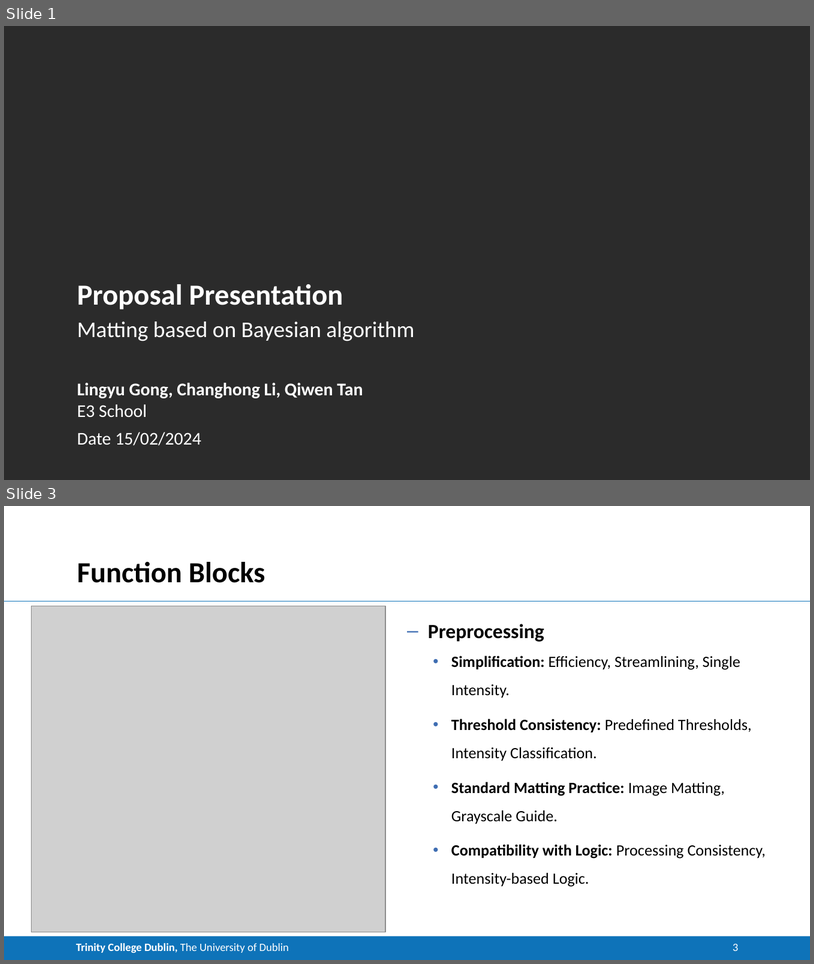
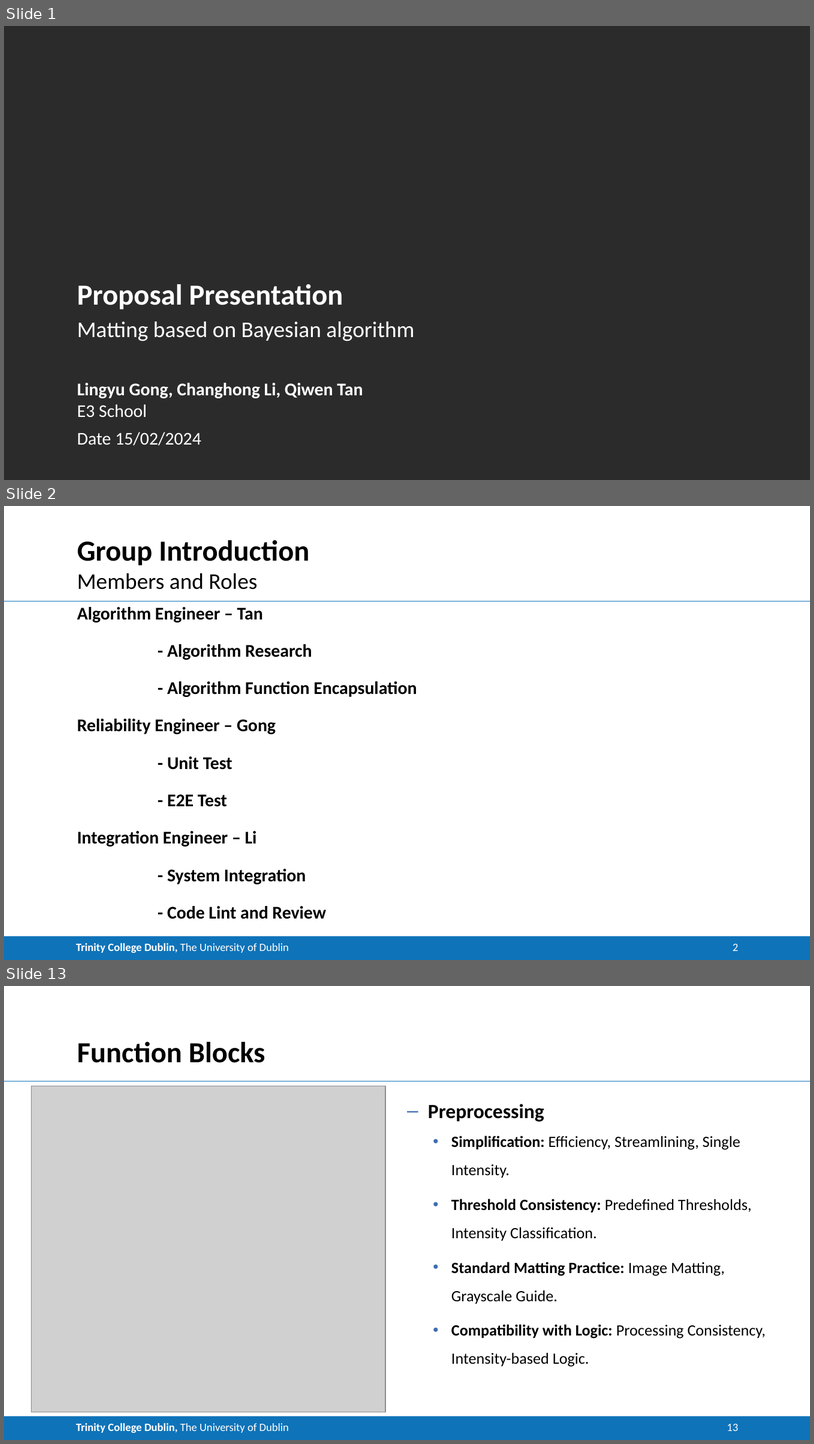
Before and after one commit to CNStanLee/CM_Matting, a slide deck: 002Matlab Project/Project.pptx. Shown one above the other, each under a label of ours: slides 1 and 3 before the commit, slides 1, 2 and 13 after it; the slides between them are not shown. The pictures are 814x964 and 814x1444 pixels, drawn with LibreOffice and Linux fonts; fonts in the diff are those of the drawing; grey boxes stand for pictures; background and template pictures are left out; a plain dark background stands for a picture behind light text. Boxes give left, top, right and bottom in pixels: in the first picture for what was removed or moved away, otherwise in the second. Text is boxed around its words. In the diff, an @@ line names an element or a change of style, - is before the commit and + after.

```diff
--- a/002Matlab Project/Project.pptx
+++ b/002Matlab Project/Project.pptx
@@ slide 2 added at <box>4,506,810,960</box>, background #FFFFFF; not listed: 2 template elements that a slide beside it also shows @@
@@ title added at <box>77,540,309,565</box>, 26 pt, text #000000, bold @@
+Group Introduction
@@ text added at <box>77,573,257,589</box>, 20 pt, text #000000 @@
+Members and Roles
@@ text added at <box>77,607,417,919</box>, 16 pt, text #000000, bold @@
+Algorithm Engineer – Tan
+- Algorithm Research
+- Algorithm Function Encapsulation
+Reliability Engineer – Gong
+- Unit Test
+- E2E Test
+Integration Engineer – Li
+- System Integration
+- Code Lint and Review
@@ page number added at <box>733,943,738,951</box>, 10 pt, text #FFFFFF @@
+2
@@ what was slide 3 is now slide 13 @@
@@ page number at <box>727,1423,738,1431</box>: text changed @@
-3
+13
```
Also in this commit, not shown: 1 slide changed, 9 other slides added, 4 other files.
